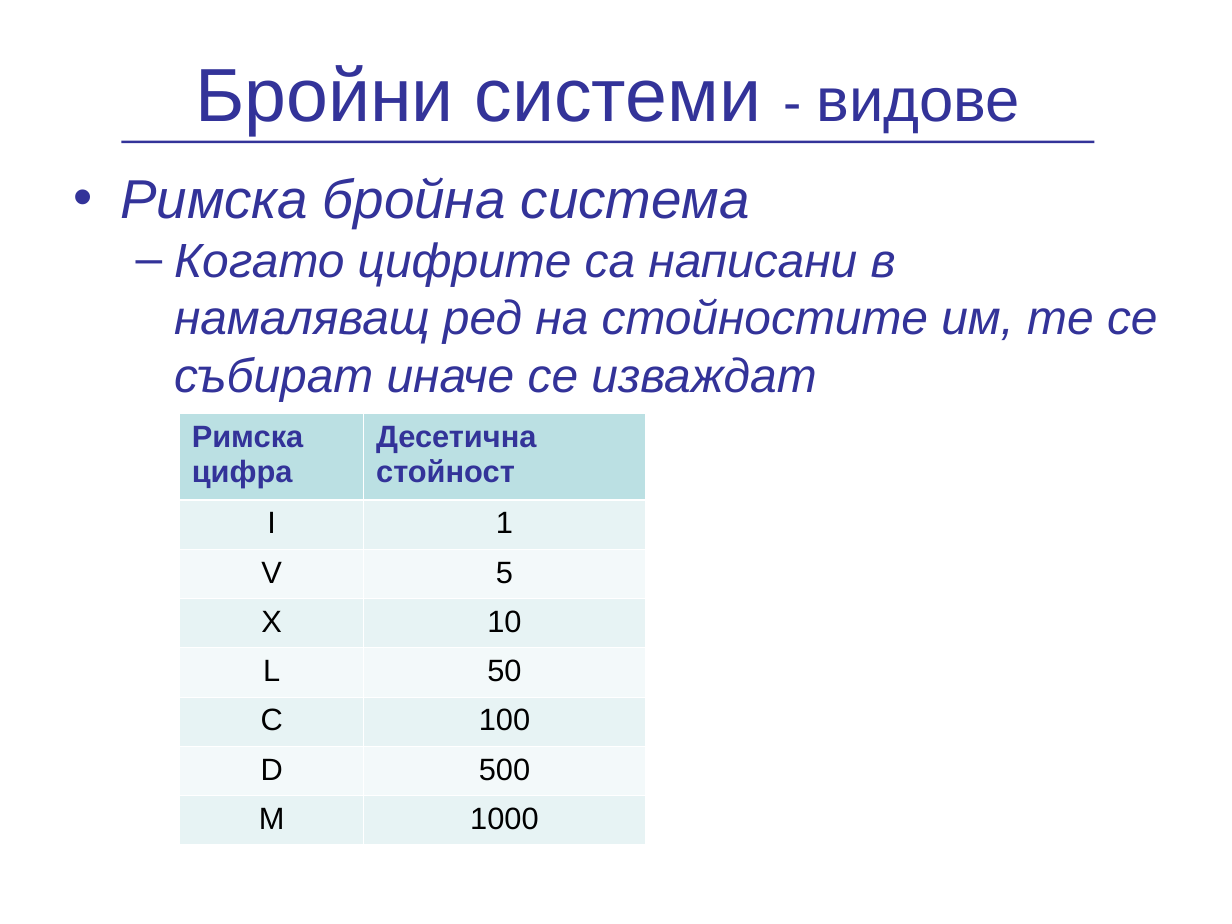
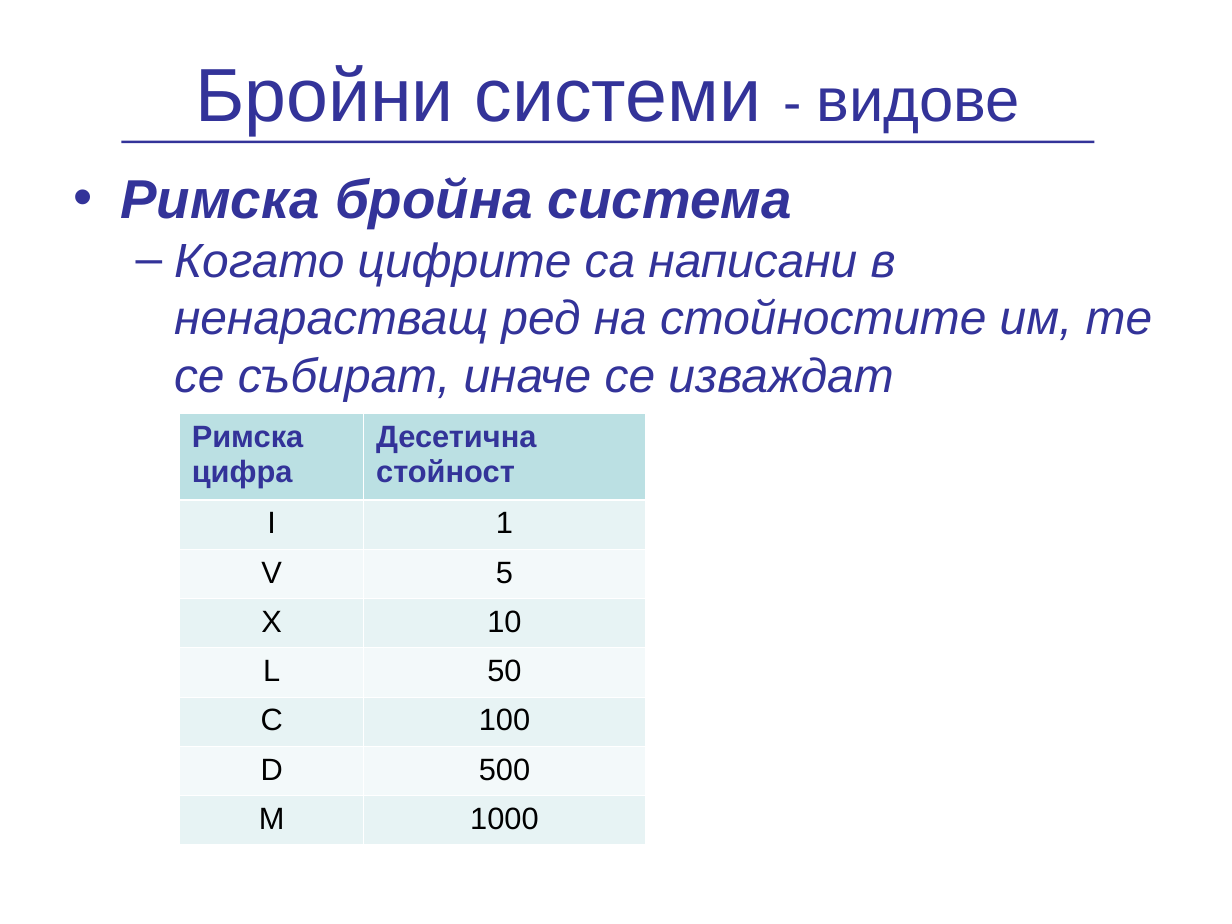
Before and after one commit to vpeevski/academy, a slide deck: slide 5 of Presentations/NumericalSystems/BroiniSistemi.ppt. Drawn at 1232x924 pixels with LibreOffice and Linux fonts; fonts in the diff are those of the drawing; background and template pictures are left out. Boxes give left, top, right and bottom in pixels: in the first picture for what was removed or moved away, otherwise in the second. Text is boxed around its words. In the diff, an @@ line names an element or a change of style, - is before the commit and + after.

Commit message:
br sist ppt

```diff
--- a/Presentations/NumericalSystems/BroiniSistemi.ppt
+++ b/Presentations/NumericalSystems/BroiniSistemi.ppt
@@ text at [120, 177, 792, 228]: bold on in "Римска бройна система" @@
@@ text at [174, 242, 1153, 401]: text changed @@
-  – Когато цифрите са написани в намаляващ ред на стойностите им, те се събират иначе се изваждат
+  – Когато цифрите са написани в ненарастващ ред на стойностите им, те се събират, иначе се изваждат
```
